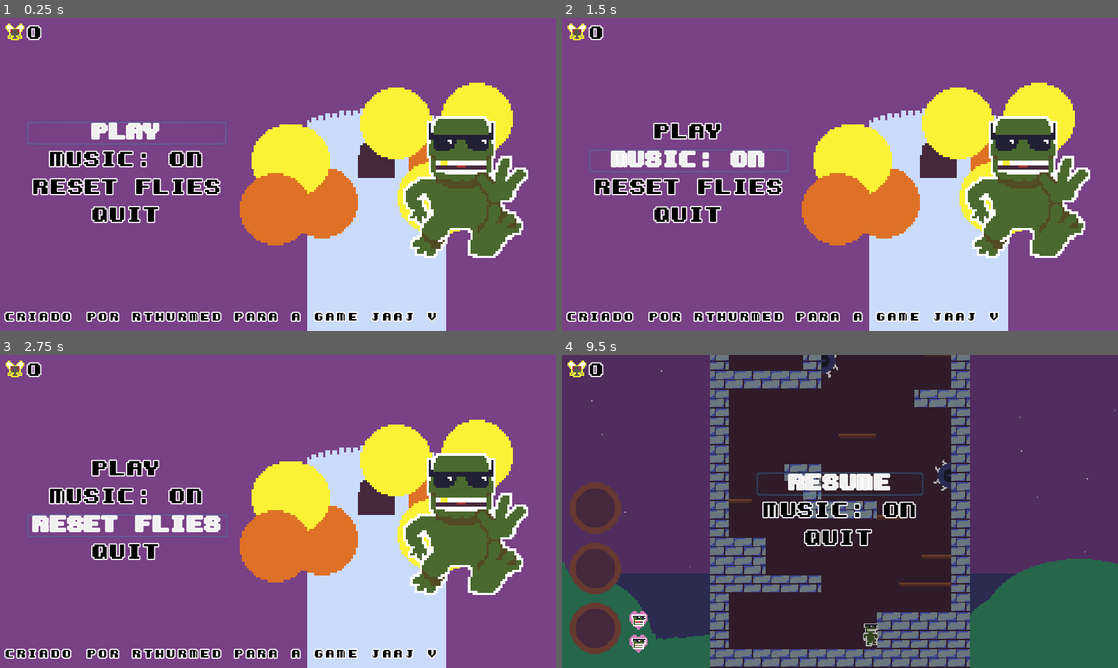
Above: before the commit, frames 1-4 (two rows, left to right).
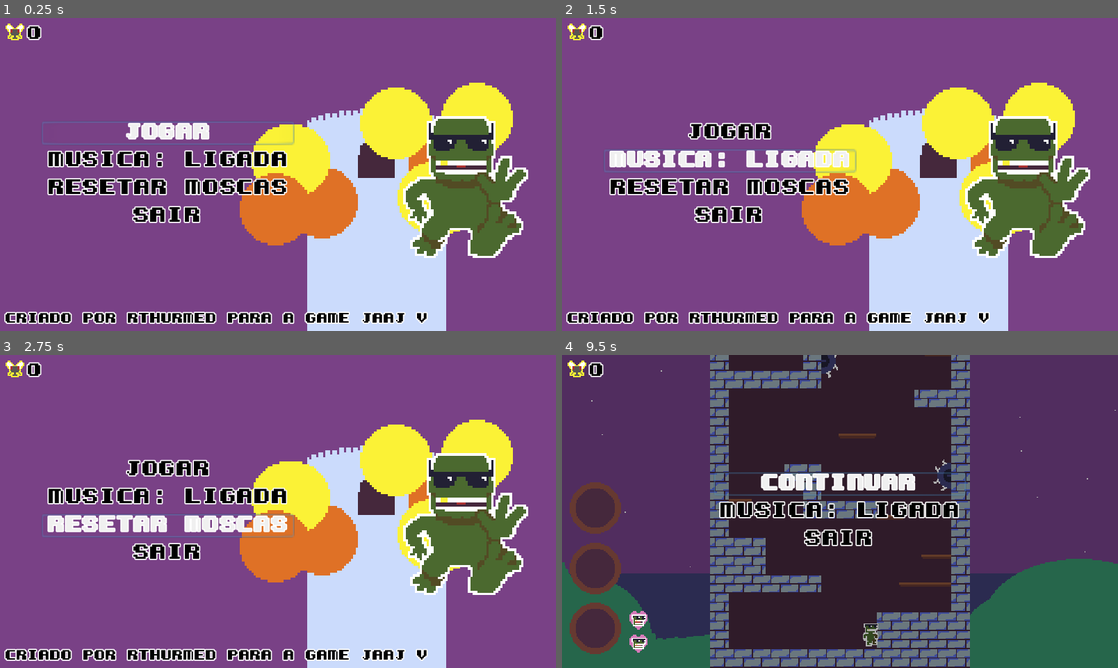
Above: after the commit, the same moments.

Repository: rthurmed/TorreDoAcrobata
Game: Godot game, scene res://src/StartMenu.tscn
The game is run twice, just before and just after one commit, with the same random seed, the same clock (stepped at 60 frames per second) and the same inputs.
Inputs (mouse positions are in pixels of both pictures, inside the frame that each line leads up to):
- Up to frame 1 (0.25 s): no input
- Up to frame 2 (1.5 s): click "MUSIC: ON" (after the commit: "MUSICA: LIGADA") at 0.5 s; click "MUSIC: OFF" (after the commit: "MUSICA: DESLIGADA") at 1.25 s
- Up to frame 3 (2.75 s): click "RESET FLIES" (after the commit: "RESETAR MOSCAS") at 2 s
- Up to frame 4 (9.5 s): click "PLAY" (after the commit: "JOGAR") at 2.75 s; click (595, 508) at 3.5 s; click (595, 567) at 4.25 s; click (595, 627) at 5 s; tap Enter at 5.75 s; hold Right (ui_right) 5.78-7.28 s; tap Z (jump) at 5.85, 6.02, 6.32, 6.77, 6.8, 7.07, 7.35, 8.27, 8.3, 8.57, 8.85, 9.02, 9.32 s; tap G (godmode) at 6.6, 8.1 s; hold Left (ui_left) 7.28-8.03 s; hold Right (ui_right) from 8.03 s (still down); tap Space at 8.75 s; tap Escape (pause) at 9.4 s

The runs differ from the first frame. In frame 1, 7.4% of the frame differs, in the area x 0-79%, y 33-98%; in frame 2, 7.3%; in frame 3, 7.2%; in frame 4, 3.1%.

Commit message:
Texts translated to portuguese

Diff:
--- a/src/PauseMenu.gd
+++ b/src/PauseMenu.gd
@@ -24,7 +24,7 @@
 	update_music_text()
 
 func update_music_text():
-	var text = "MUSIC: ON" if $"/root/SaveDataManager".music else "MUSIC: OFF"
+	var text = "MUSICA: LIGADA" if $"/root/SaveDataManager".music else "MUSICA: DESLIGADA"
 	$CenterContainer/VBoxContainer/ToggleMusicButton.text = text
 
 func unpause():
--- a/src/PauseMenu.tscn
+++ b/src/PauseMenu.tscn
@@ -29,24 +29,24 @@
 anchor_bottom = 1.0
 
 [node name="VBoxContainer" type="VBoxContainer" parent="CenterContainer"]
-margin_left = 163.0
+margin_left = 129.0
 margin_top = 99.0
-margin_right = 317.0
+margin_right = 350.0
 margin_bottom = 170.0
 
 [node name="ResumeButton" type="Button" parent="CenterContainer/VBoxContainer"]
-margin_right = 154.0
+margin_right = 221.0
 margin_bottom = 21.0
 focus_neighbour_bottom = NodePath("../ToggleMusicButton")
 focus_next = NodePath("../ToggleMusicButton")
 custom_fonts/font = ExtResource( 1 )
 custom_colors/font_color = Color( 0, 0, 0, 1 )
-text = "RESUME"
+text = "Continuar"
 flat = true
 
 [node name="ToggleMusicButton" type="Button" parent="CenterContainer/VBoxContainer"]
 margin_top = 25.0
-margin_right = 154.0
+margin_right = 221.0
 margin_bottom = 46.0
 focus_neighbour_top = NodePath("../ResumeButton")
 focus_neighbour_bottom = NodePath("../QuitButton")
@@ -54,18 +54,18 @@
 focus_previous = NodePath("../ResumeButton")
 custom_fonts/font = ExtResource( 1 )
 custom_colors/font_color = Color( 0, 0, 0, 1 )
-text = "MUSIC: ON"
+text = "musica: ligada"
 flat = true
 
 [node name="QuitButton" type="Button" parent="CenterContainer/VBoxContainer"]
 margin_top = 50.0
-margin_right = 154.0
+margin_right = 221.0
 margin_bottom = 71.0
 focus_neighbour_top = NodePath("../ToggleMusicButton")
 focus_previous = NodePath("../ToggleMusicButton")
 custom_fonts/font = ExtResource( 1 )
 custom_colors/font_color = Color( 0, 0, 0, 1 )
-text = "QUIT"
+text = "sair"
 flat = true
 [connection signal="pressed" from="CenterContainer/VBoxContainer/ResumeButton" to="." method="_on_ResumeButton_pressed"]
 [connection signal="pressed" from="CenterContainer/VBoxContainer/ToggleMusicButton" to="." method="_on_ToggleMusicButton_pressed"]
--- a/src/PowerUp.gd
+++ b/src/PowerUp.gd
@@ -10,10 +10,10 @@
 
 const PowerUpLabel = {
 	-1: "",
-	PowerUpEnum.JUMP_PLUS_1: 	"+1 jump",
-	PowerUpEnum.JUMP_PLUS_2: 	"+2 jump",
-	PowerUpEnum.LIFE_PLUS_1: 	"+1 life",
-	PowerUpEnum.LIFE_PLUS_2: 	"+2 life",
+	PowerUpEnum.JUMP_PLUS_1: 	"+1 pulo",
+	PowerUpEnum.JUMP_PLUS_2: 	"+2 pulo",
+	PowerUpEnum.LIFE_PLUS_1: 	"+1 vida",
+	PowerUpEnum.LIFE_PLUS_2: 	"+2 vida",
 	PowerUpEnum.WALL_JUMP:		"+wall slide"
 }
 
--- a/src/StartMenu.gd
+++ b/src/StartMenu.gd
@@ -1,7 +1,4 @@
 extends Control
-
-const MUSIC_ON = -10
-const MUSIC_OFF = -80
 
 const savefile_path = "user://flies.save"
 
@@ -25,7 +22,7 @@
 	update_music_text()
 
 func update_music_text():
-	var text = "MUSIC: ON" if $"/root/SaveDataManager".music else "MUSIC: OFF"
+	var text = "MUSICA: LIGADA" if $"/root/SaveDataManager".music else "MUSICA: DESLIGADA"
 	$CenterContainer/VBoxContainer/ToggleMusicButton.text = text
 
 func _on_ResetCollectiblesButton_pressed():
--- a/src/StartMenu.tscn
+++ b/src/StartMenu.tscn
@@ -8,9 +8,8 @@
 [ext_resource path="res://assets/poster.png" type="Texture" id=6]
 
 [sub_resource type="DynamicFont" id=1]
-size = 10
+size = 12
 outline_size = 1
-extra_spacing_char = 2
 font_data = ExtResource( 3 )
 
 [node name="StartMenu" type="Control"]
@@ -66,25 +65,25 @@
 
 [node name="CenterContainer" type="CenterContainer" parent="."]
 anchor_bottom = 1.0
-margin_right = 220.0
+margin_right = 290.0
 __meta__ = {
 "_edit_use_anchors_": false
 }
 
 [node name="VBoxContainer" type="VBoxContainer" parent="CenterContainer"]
-margin_left = 22.0
+margin_left = 12.0
 margin_top = 87.0
-margin_right = 198.0
+margin_right = 278.0
 margin_bottom = 183.0
 
 [node name="PlayButton" type="Button" parent="CenterContainer/VBoxContainer"]
-margin_right = 176.0
+margin_right = 266.0
 margin_bottom = 21.0
 focus_neighbour_bottom = NodePath("../ToggleMusicButton")
 focus_next = NodePath("../ToggleMusicButton")
 custom_fonts/font = ExtResource( 1 )
 custom_colors/font_color = Color( 0, 0, 0, 1 )
-text = "PLAY"
+text = "JOGAR"
 flat = true
 __meta__ = {
 "_edit_use_anchors_": false
@@ -92,7 +91,7 @@
 
 [node name="ToggleMusicButton" type="Button" parent="CenterContainer/VBoxContainer"]
 margin_top = 25.0
-margin_right = 176.0
+margin_right = 266.0
 margin_bottom = 46.0
 focus_neighbour_top = NodePath("../PlayButton")
 focus_neighbour_bottom = NodePath("../ResetCollectiblesButton")
@@ -100,7 +99,7 @@
 focus_previous = NodePath(".")
 custom_fonts/font = ExtResource( 1 )
 custom_colors/font_color = Color( 0, 0, 0, 1 )
-text = "Music: On"
+text = "MUSICA: DESLIGADA"
 flat = true
 __meta__ = {
 "_edit_use_anchors_": false
@@ -108,7 +107,7 @@
 
 [node name="ResetCollectiblesButton" type="Button" parent="CenterContainer/VBoxContainer"]
 margin_top = 50.0
-margin_right = 176.0
+margin_right = 266.0
 margin_bottom = 71.0
 focus_neighbour_top = NodePath("../ToggleMusicButton")
 focus_neighbour_bottom = NodePath("../QuitButton")
@@ -116,18 +115,18 @@
 focus_previous = NodePath("../ToggleMusicButton")
 custom_fonts/font = ExtResource( 1 )
 custom_colors/font_color = Color( 0, 0, 0, 1 )
-text = "RESET FLIES"
+text = "RESETAR MOSCAS"
 flat = true
 
 [node name="QuitButton" type="Button" parent="CenterContainer/VBoxContainer"]
 margin_top = 75.0
-margin_right = 176.0
+margin_right = 266.0
 margin_bottom = 96.0
 focus_neighbour_top = NodePath("../ResetCollectiblesButton")
 focus_previous = NodePath("../ResetCollectiblesButton")
 custom_fonts/font = ExtResource( 1 )
 custom_colors/font_color = Color( 0, 0, 0, 1 )
-text = "QUIT"
+text = "SAIR"
 flat = true
 __meta__ = {
 "_edit_use_anchors_": false
